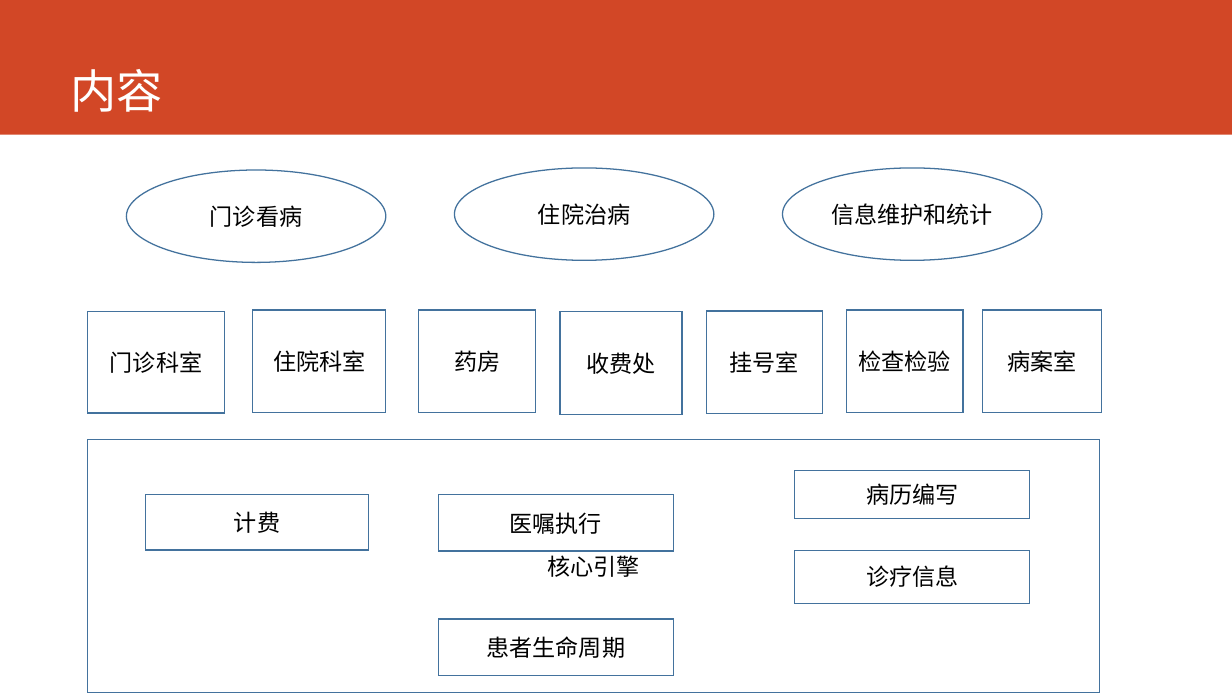
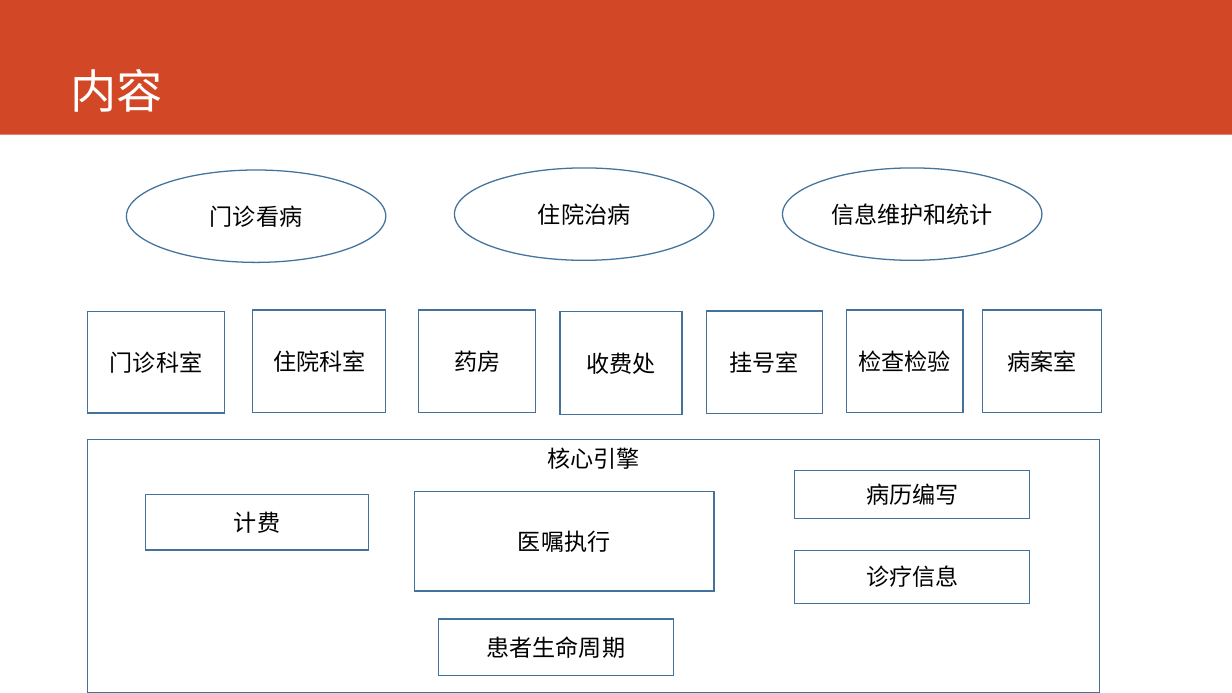
Before and after one commit to AppSecAI-TEST/hospital, a slide deck: slide 4 of doc/EVE新一代HIS核心系统.pptx. Drawn at 1232x693 pixels with LibreOffice and Linux fonts; fonts in the diff are those of the drawing. Boxes give left, top, right and bottom in pixels: in the first picture for what was removed or moved away, otherwise in the second. Text is boxed around its words. In the diff, an @@ line names an element or a change of style, - is before the commit and + after.

```diff
--- a/doc/EVE新一代HIS核心系统.pptx
+++ b/doc/EVE新一代HIS核心系统.pptx
@@ rectangle "核心引擎" at (88,440,1100,693): vertical alignment middle to top @@
@@ rectangle "医嘱执行": place and size @@
-rectangle "医嘱执行" at (438,494,673,551)
+rectangle "医嘱执行" at (415,492,714,592)
```
Also in this commit, not shown: 1 other slide changed, 1 slide added, 2 other files.
